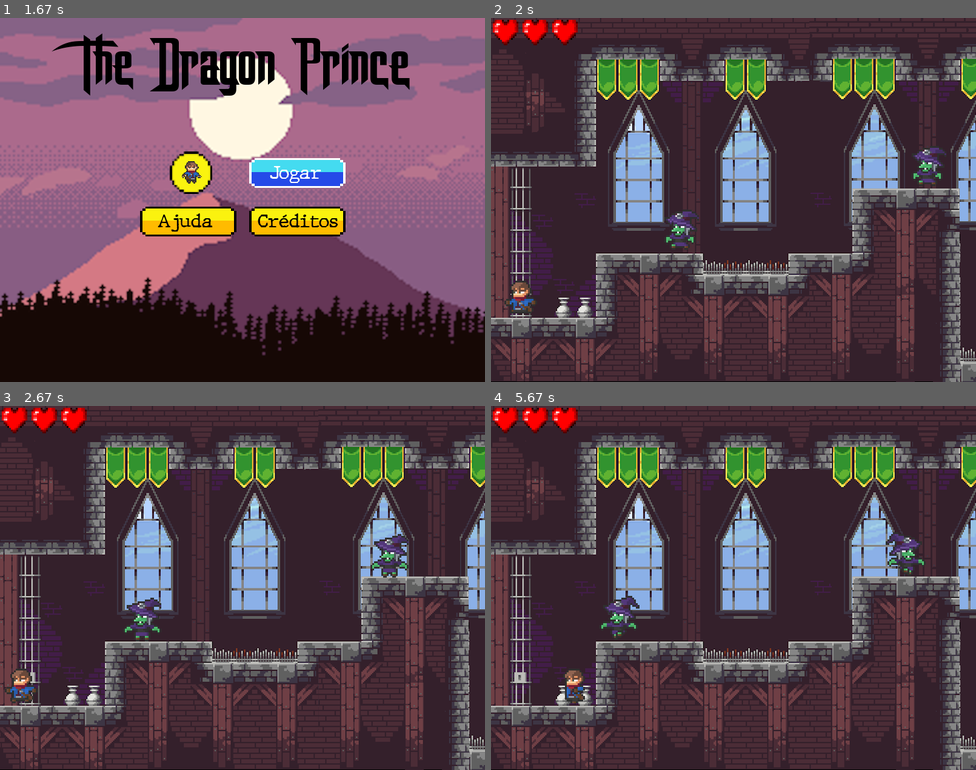
Above: before the commit, frames 1-4 (two rows, left to right).
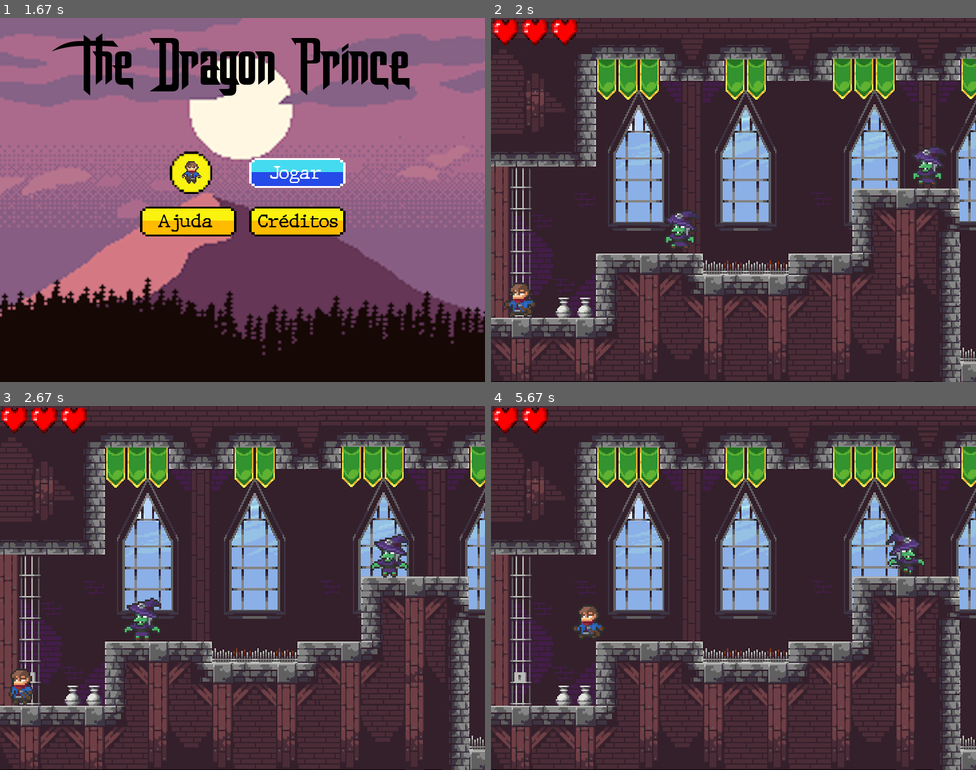
Above: after the commit, the same moments.

Repository: samarasrs/Projeto_ces22
Game: pygame game, started from Dragon_Prince_Level1.py
The game is run twice, just before and just after one commit, with the same random seed, the same clock (stepped at 60 frames per second) and the same inputs.
Inputs:
- Up to frame 1 (1.67 s): hold Right 0.33-0.8 s; tap Enter at 1.33 s
- Up to frame 2 (2 s): hold Left from 1.67 s (still down)
- Up to frame 3 (2.67 s): release Left at 2.2 s; hold Left 2.23-2.63 s
- Up to frame 4 (5.67 s): hold Up 2.67-3.03 s; hold Right 3.07-3.7 s; hold Left 3.73-4.2 s; hold Right 4.23-4.7 s; hold Up 4.73-5.03 s; hold Right 5.07-5.53 s; hold Left from 5.57 s (still down)

Frame 1 is identical in both runs. In frame 2, 0.3% of the frame differs, in the area x 2-10%, y 72-83%; in frame 3, 0.1%; in frame 4, 1.3%, in the area x 12-31%, y 0-82%.

Commit message:
ajeitando pulo e tela game over

Diff:
--- a/data/components/callum2.py
+++ b/data/components/callum2.py
@@ -8,19 +8,19 @@
     def __init__(self):
         pg.sprite.Sprite.__init__(self)
         self.sprite_sheet = setup.GFX['callum']
-        self.state = c.STAND
-        self.state_ant = c.STAND
+        self.state = c.WALK
         self.walking_timer = 0
         self.jumping_timer = 0
         self.current_frame = 0
+        self.die_timer = 0
         self.allow_jump = True
         self.dead = False
         self.setup_force()
         self.load_images()
-
+        self.looking = c.RIGHT
         self.number_of_lifes = 3
 
-        self.image = self.standing_frames[0]
+        self.image = self.walking_normal_frames_r[0]
         self.rect = self.image.get_rect()
         self.mask = pg.mask.from_surface(self.image)
 
@@ -34,6 +34,7 @@
         self.jump_vel = c.JUMP_VEL
         self.gravity = c.GRAVITY
 
+
 # IMAGEM
 
     def get_image(self, x, y, width, height):
@@ -48,9 +49,9 @@
         return image
 
     def load_images(self):
-        self.standing_frames = [self.get_image(68, 10, 20, 21)]
-        for frame in self.standing_frames:
-            frame.set_colorkey(c.BLACK)
+        #self.standing_frames = [self.get_image(68, 10, 20, 21)]
+        #for frame in self.standing_frames:
+            #frame.set_colorkey(c.BLACK)
         self.walking_normal_frames_r = [self.get_image(5, 42, 20, 20),
                                self.get_image(35, 40, 20, 20),
                                self.get_image(68, 41, 20, 20),
@@ -73,7 +74,7 @@
             self.jump_frame_l.append(pg.transform.flip(frame, True, False))
 
 
-        self.dying_frames_r = [self.get_image(166, 244, 21, 13), self.get_image(166, 244, 21, 13), self.get_image(166, 244, 21, 13)]
+        self.dying_frames_r = [self.get_image(166, 244, 21, 13)]
         for frame in self.dying_frames_r:
             frame.set_colorkey(c.BLACK)
         self.dying_frames_l = [pg.transform.flip(self.get_image(166, 244, 21, 13), True, False)]
@@ -89,11 +90,17 @@
         self.gravity = c.JUMP_GRAVITY
         self.vel.y += self.gravity
         self.jumping_timer = self.current_time
+
         if (self.current_time - self.jumping_timer >
                     self.calculate_animation_speed()):
             self.current_frame = (self.current_frame + 1) % len(self.jump_frame_r)
+
         if self.vel.x == 0:
-            self.image = self.standing_frames[0]
+            if self.looking == c.RIGHT:
+                self.image = self.jump_frame_r[0]
+            else:
+                self.image = self.jump_frame_l[0]
+
         elif self.vel.x > 0:
             self.image = self.jump_frame_r[self.current_frame]
         else:
@@ -105,10 +112,11 @@
             self.state_ant = c.JUMP
 
         if keys[tools.keybinding['left']]:
+            self.looking = c.LEFT
             if abs(self.vel.x) < self.max_x_vel:
                 self.vel.x -= self.x_accel
-
         elif keys[tools.keybinding['right']]:
+            self.looking = c.RIGHT
             if self.vel.x < self.max_x_vel:
                 self.vel.x += self.x_accel
 
@@ -116,17 +124,19 @@
             self.gravity = c.GRAVITY
             self.state = c.FALL
             self.state_ant = c.JUMP
+        self.current_frame = 0
+
 
     def walking(self, keys):
         self.check_to_allow_jump(keys)
-        if self.state_ant == c.STAND:
-            self.state_ant = c.WALK
+        if self.vel.x == 0:
             self.walking_timer = self.current_time
             self.current_frame = 0
-        else:
-            if (self.current_time - self.walking_timer >
+
+        if (self.current_time - self.walking_timer >
                     self.calculate_animation_speed()):
-                self.current_frame = (self.current_frame + 1) % len(self.walking_normal_frames_r)
+            self.current_frame = (self.current_frame + 1) % len(self.walking_normal_frames_r)
+
         if keys[tools.keybinding['jump']]:
             if self.allow_jump:
                 self.state = c.JUMP
@@ -137,8 +147,8 @@
                 else:
                     self.vel.y = c.JUMP_VEL
 
-
         if keys[tools.keybinding['left']]:
+            self.looking = c.LEFT
             self.image = self.walking_normal_frames_l[self.current_frame]
             if abs(self.vel.x) < self.max_x_vel:
                 self.vel.x -= self.x_accel
@@ -148,6 +158,7 @@
                 self.vel.x += self.x_accel
 
         elif keys[tools.keybinding['right']]:
+            self.looking = c.RIGHT
             self.image = self.walking_normal_frames_r[self.current_frame]
             if self.vel.x < self.max_x_vel:
                 self.vel.x += self.x_accel
@@ -163,35 +174,13 @@
 
             else:
                 self.vel.x = 0
-                self.state = c.STAND
-                self.state_ant = c.WALK
 
             if self.vel.x < 0:
                 self.image = self.walking_normal_frames_l[self.current_frame]
                 self.vel.x += self.x_accel
 
-
             else:
                 self.vel.x = 0
-                self.state = c.STAND
-                self.state_ant = c.WALK
-
-    def standing(self, keys):
-        self.check_to_allow_jump(keys)
-        self.image = self.standing_frames[0]
-        self.vel = vec(0, 0)
-
-        if keys[tools.keybinding['left']] or keys[tools.keybinding['right']]:
-            self.state = c.WALK
-            self.state_ant = c.STAND
-        elif keys[tools.keybinding['jump']]:
-            if self.allow_jump:
-                self.state = c.JUMP
-                self.current_frame = 0
-                self.state_ant = c.STAND
-                self.vel.y = c.JUMP_VEL
-        else:
-            self.state = c.STAND
 
     def falling(self, keys):
         if self.vel.y < c.MAX_Y_VEL:
@@ -207,17 +196,14 @@
 
     def die(self):
         if self.vel.x >= 0:
-            self.image = self.dying_frames_r[0]
-        else:
-            self.image = self.dying_frames_l[0]
+                self.image = self.dying_frames_r[0]
+                self.die_timer += 1
         self.vel.x = 0
-
 
     def star_death(self, game_info):
         self.dead = True
         game_info[c.CALLUM_DEAD] = True
         self.die()
-
 
     def calculate_animation_speed(self):
         if self.vel.x== 0:
@@ -228,11 +214,8 @@
             animation_speed = 90 - (self.vel.x * (9) * -1)
         return animation_speed
 
-
     def handle_states(self,keys):
-        if self.state == c.STAND:
-            self.standing(keys)
-        elif self.state == c.WALK:
+        if self.state == c.WALK:
             self.walking(keys)
         elif self.state == c.JUMP:
             self.jumping(keys)
@@ -241,7 +224,6 @@
         elif self.state == c.DEAD:
             self.die()
 
-
 # UPDATE
 
     def update(self, keys, game_info):
--- a/data/constants.py
+++ b/data/constants.py
@@ -28,6 +28,10 @@
 # Callum
 SIZE_MULTIPLIER = 3
 
+#looking
+
+RIGHT = 'right'
+LEFT = 'left'
 
 #estados Callum
 STAND = 'standing'
--- a/data/states/level1.py
+++ b/data/states/level1.py
@@ -11,7 +11,6 @@
 
 
     def startup(self, current_time, persist):
-        print(persist)
         self.game_info = persist
         self.game_info[c.CURRENT_TIME] = current_time
         self.game_info[c.CALLUM_DEAD] = False
@@ -49,7 +48,7 @@
         self.level_rect = self.level.get_rect()
         self.camera = setup.TELA.get_rect(bottom=self.level_rect.bottom)
         self.camera.x = 0
-        print(self.game_info)
+
 
     def setup_ground(self):
         ground_rect1 = obstaculo.Obstaculo(0, 493, 175, 107)
@@ -194,23 +193,29 @@
 
         if ground:
             self.adjust_callum_position_for_y_collision_ground(ground)
+
         elif plataforma:
             self.adjust_callum_position_for_y_collision_plataforma(plataforma)
+
         elif teto:
             self.adjust_callum_position_for_y_collision_teto(teto)
+
         elif agua:
             if agua.rect.bottom > self.callum.rect.bottom:
                 self.callum.vel.y = 0
                 self.callum.rect.bottom = agua.rect.top
-                #self.callum.star_death(self.game_info)
-                self.callum.number_of_lifes -= 1
+                self.callum.star_death(self.game_info)
+                #self.callum.number_of_lifes -= 1
+
         elif espinho:
             if espinho.rect.bottom > self.callum.rect.bottom:
                 self.callum.vel.y = 0
                 self.callum.rect.bottom = espinho.rect.top
-                #self.callum.star_death(self.game_info)
-                self.callum_damage_sound()
-                self.callum.number_of_lifes -= 1
+                if self.callum.die_timer == 0:
+                    self.callum_damage_sound()
+                self.callum.star_death(self.game_info)
+                #self.callum.number_of_lifes -= 1
+
         if ground == None and plataforma == None:
             if self.callum.state != c.JUMP and self.callum.state != c.DEAD :
                 self.callum.state = c.FALL
@@ -240,7 +245,7 @@
                     self.callum.rect.left += 25
                     self.callum.vel.x = + 5
                 self.callum_damage_sound()
-        print(self.callum.vel.x)
+
 
     def callum_damage_sound(self):
         self.pain = pg.mixer.Sound(os.path.join('resources', 'music', 'pain.wav'))
@@ -339,7 +344,7 @@
         setup.TELA.blit(self.heart_image, self.heart_rect)
 
         if self.callum.number_of_lifes > 1:
-            print("heart")
+
             self.heart_image2 = self.get_heart_image(0, 0, 16, 16)
             self.heart_image2.set_colorkey(c.BLACK)
             self.heart_rect2 = self.heart_image2.get_rect()
@@ -361,12 +366,11 @@
         self.update_all_sprites(keys)
         self.blit_tela(surface)
 
+
     def update_camera(self):
         third = self.camera.x + self.camera.w // 3
         callum_center = self.callum.rect.centerx
         callum_right = self.callum.rect.right
-
-        print(self.callum.rect.midbottom)
 
         if self.callum.vel.x > 0 and callum_center >= third:
             mult = 0.5 if callum_right < self.camera.centerx else 1
@@ -378,7 +382,6 @@
             mult = 1
             new = self.camera.x + mult * self.callum.vel.x
             self.camera.x = new
-            #print("teste")
 
     def update_all_sprites(self, keys):
         self.callum.update(keys, self.game_info)
@@ -390,4 +393,5 @@
 
     def end_game(self):
         self.next = c.GAME_OVER
-        self.done = True
+        if self.callum.die_timer == 150:
+            self.done = True
